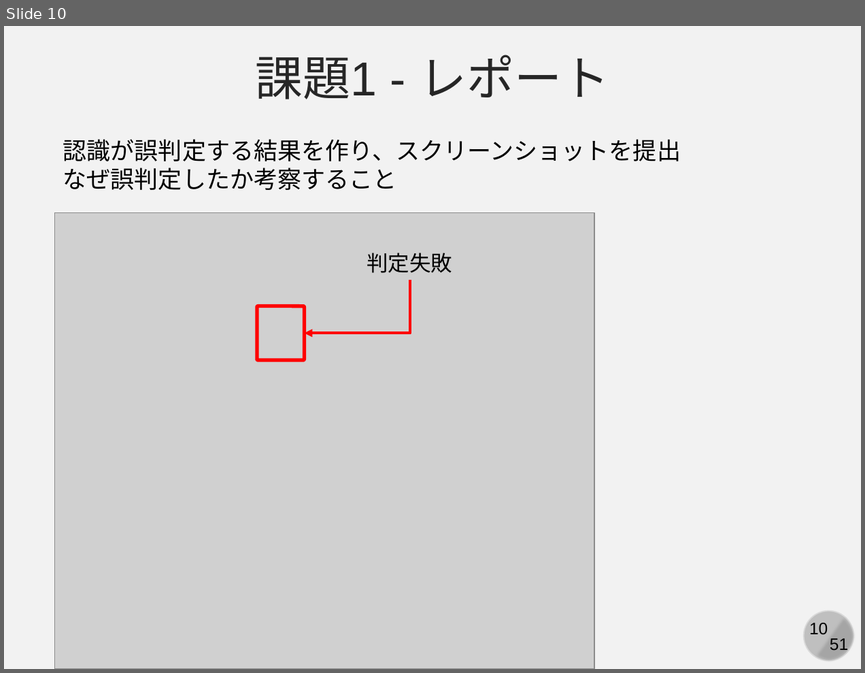
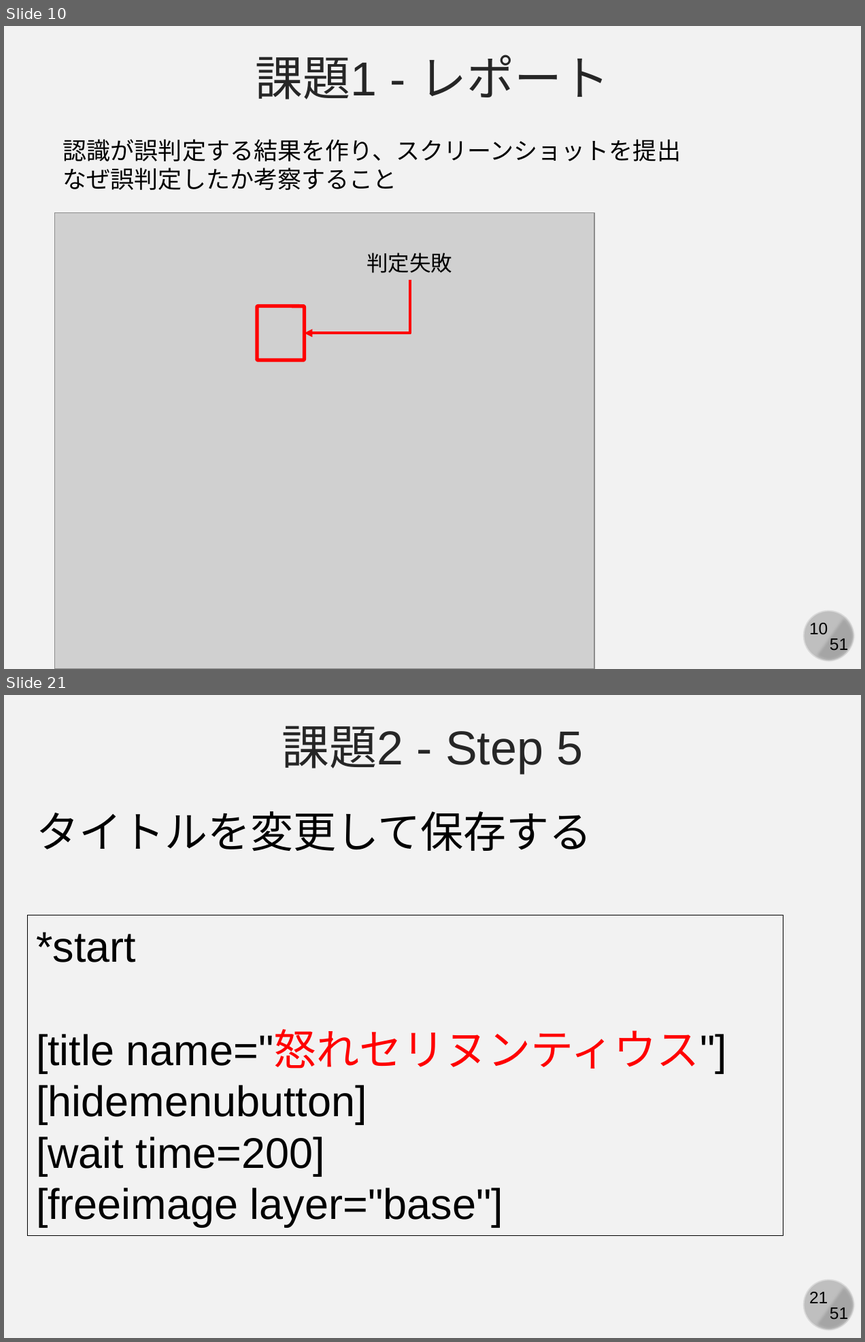
Before and after one commit to kaityo256/github, a slide deck: practice_github2/fig/github_ex04.pptx. Shown one above the other, each under a label of ours: slide 10 before the commit, slides 10 and 21 after it; the slides between them are not shown. The pictures are 865x673 and 865x1342 pixels, drawn with LibreOffice and Linux fonts; fonts in the diff are those of the drawing; grey boxes stand for pictures. Boxes give left, top, right and bottom in pixels: in the first picture for what was removed or moved away, otherwise in the second. Text is boxed around its words. In the diff, an @@ line names an element or a change of style, - is before the commit and + after.

```diff
--- a/practice_github2/fig/github_ex04.pptx
+++ b/practice_github2/fig/github_ex04.pptx
@@ slide 21 added at (4, 695, 861, 1338), background #F2F2F2; not listed: 4 template elements that a slide beside it also shows @@
@@ text added at (281, 726, 583, 773), 40 pt, text #262626 @@
+課題2 - Step 5
@@ text added at (36, 811, 592, 851), 36 pt, text #000000 @@
+タイトルを変更して保存する
@@ rectangle added at (28, 915, 784, 1236), outline #000000 0.75 pt, 36 pt, text #000000 @@
+*start
+[title name="怒れセリヌンティウス"]
+[hidemenubutton]
+[wait time=200]
+[freeimage layer="base"]
```
Also in this commit, not shown: 12 other slides added, 1 other file.
